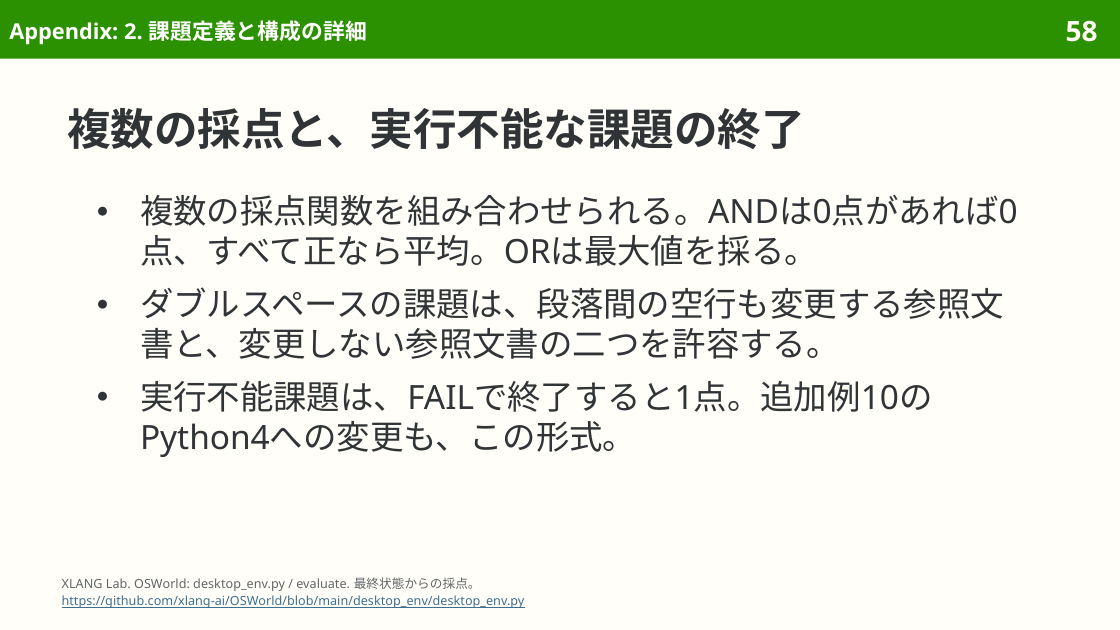
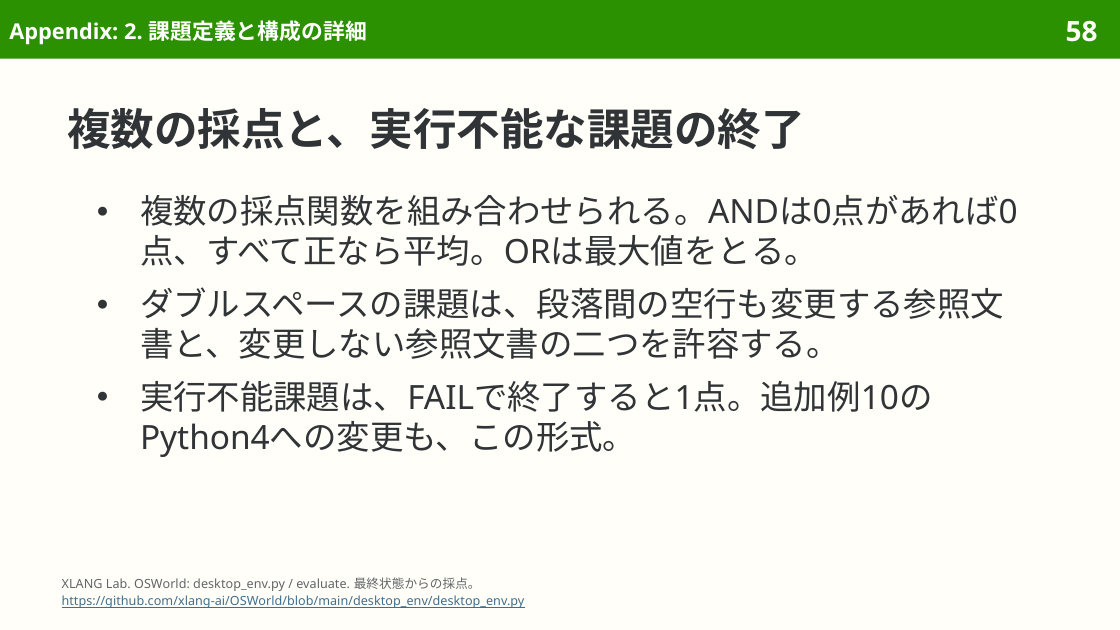
Before and after one commit to sasakiy84/datasets-in-10-minutes, a slide deck: slide 58 of slides/datasets-in-10-minutes-osworld-verified.pptx. Drawn at 1120x630 pixels with LibreOffice and Linux fonts; fonts in the diff are those of the drawing. Boxes give left, top, right and bottom in pixels: in the first picture for what was removed or moved away, otherwise in the second. Text is boxed around its words. In the diff, an @@ line names an element or a change of style, - is before the commit and + after.

```diff
--- a/slides/datasets-in-10-minutes-osworld-verified.pptx
+++ b/slides/datasets-in-10-minutes-osworld-verified.pptx
@@ text at bbox=[140, 195, 1018, 266]: text changed @@
-● 複数の採点関数を組み合わせられる。ANDは0点があれば0点、すべて正なら平均。ORは最大値を採る。
+● 複数の採点関数を組み合わせられる。ANDは0点があれば0点、すべて正なら平均。ORは最大値をとる。
```
Also in this commit, not shown: 9 other slides changed, 7 other files.
